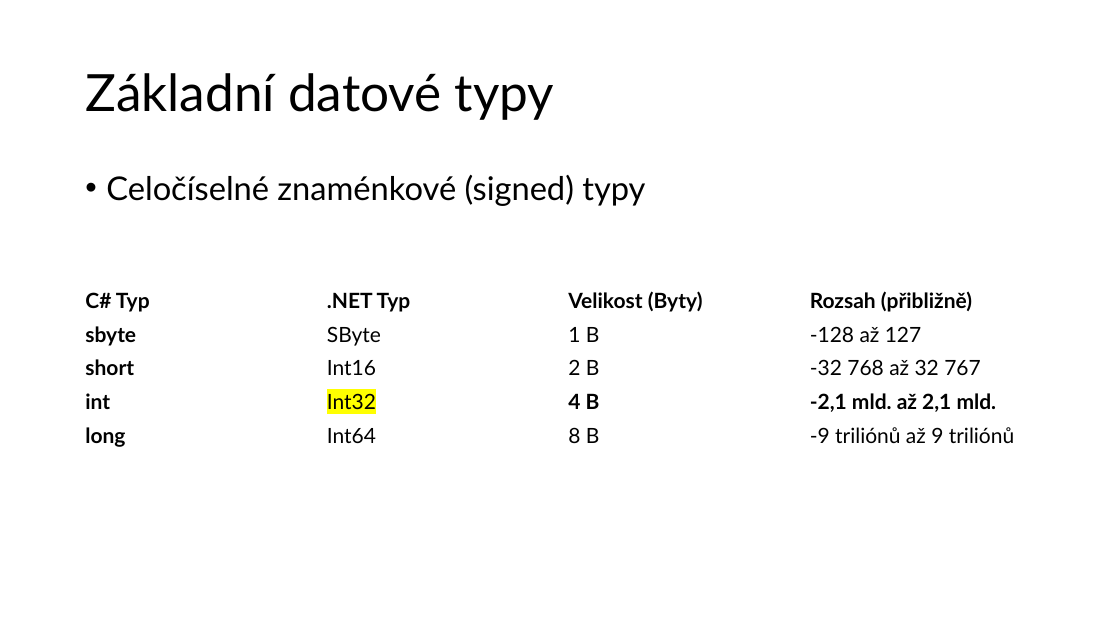
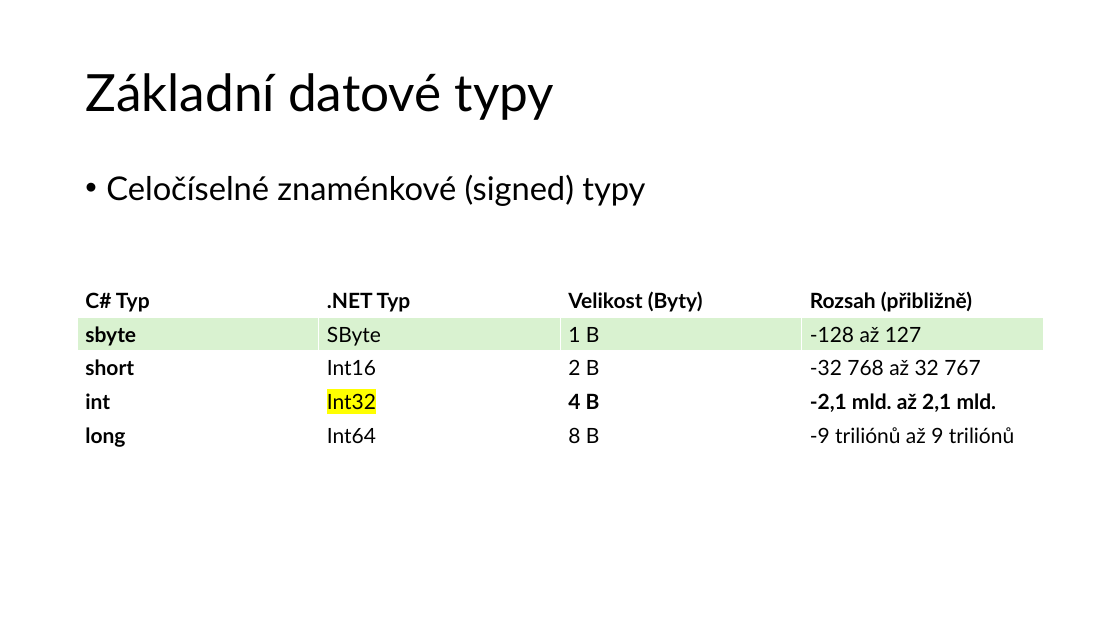
Before and after one commit to Trinithea/GitPrgSem2_25_26, a slide deck: slide 9 of 03_MATURITA/01_Jednoduche_a_slozene_typy/StandardniDatoveTypy.pptx (slide 8 before the commit). Drawn at 1120x630 pixels with LibreOffice and Linux fonts; fonts in the diff are those of the drawing. Boxes give left, top, right and bottom in pixels: in the first picture for what was removed or moved away, otherwise in the second. Text is boxed around its words. In the diff, an @@ line names an element or a change of style, - is before the commit and + after.

```diff
--- a/03_MATURITA/01_Jednoduche_a_slozene_typy/StandardniDatoveTypy.pptx
+++ b/03_MATURITA/01_Jednoduche_a_slozene_typy/StandardniDatoveTypy.pptx
@@ table at (x1=77, y1=284, x2=1045, y2=452) @@
@@ fill none to #D9F2D0 in row 2 @@
```
Also in this commit, not shown: 9 other slides changed, 1 slide added, 1 other file.
